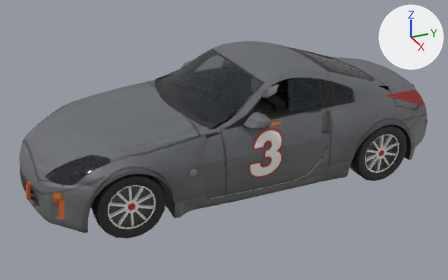
One commit to the glTF model public/cars/field/models/3.glb: the scene before it, then after it.
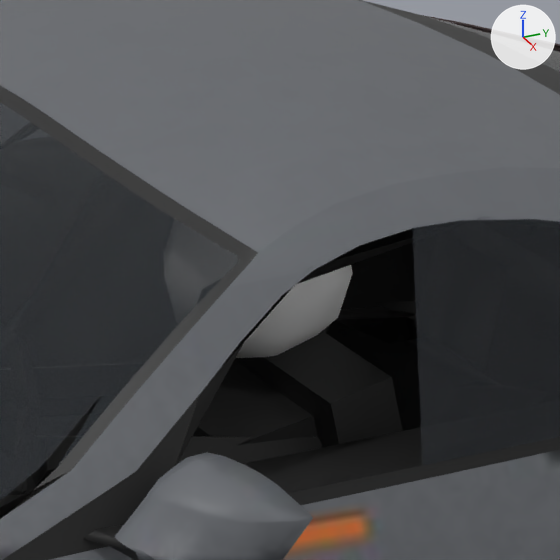
Each version appears first whole from a 50 mm camera at (5.46, -2.52, 3.1) aimed at (0.07, -0.09, 0.4), and next in a close-up on the part from 51% to 69% of the width and 16% to 46% of the height. Lighting does not change. The marker at upper right points along +X, +Y and +Z. The older version's two pictures come first. Vertices at exactly the same position are counted once.

The first close-up shows 'body'.
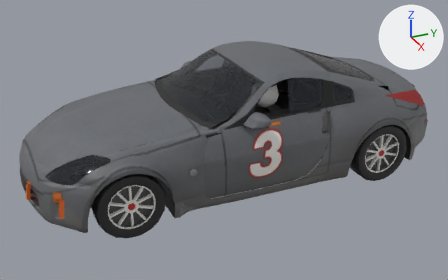
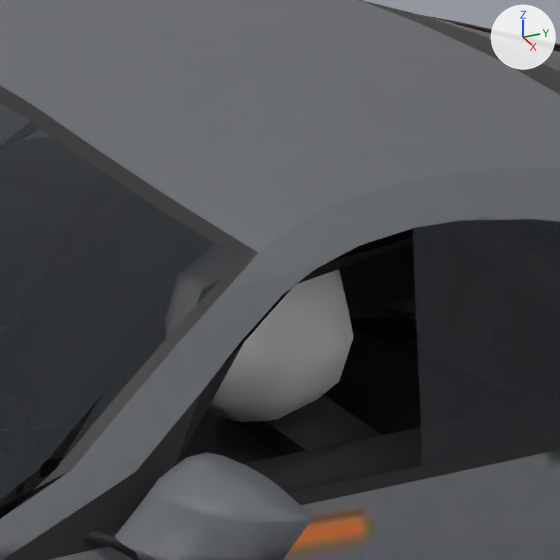
Pixel boxes [x1, y1, x2, y2] of what changed, in the close-ups (560 x 560 px; the box of a moved part takes in the faces that stretch with it):
part 1 of me_body_mesh, moved or reshaped: before [190, 228, 352, 358]; after [169, 257, 353, 422]
part 2 of me_body_mesh, moved or reshaped: before [8, 266, 402, 495]; after [16, 266, 381, 495]
part 3 of me_body_mesh, surface changed: before [47, 416, 323, 470]; after [38, 457, 62, 485]

What changed in the scene script:
```text
Change me_body_mesh:
    where me_body_mesh.from_pydata(...)  # 4882 vertices, 6807 faces; spans x -0.98..0.98, y -2.14..2.18, z 0.11..1.28
    used by ob_body; location = (0.0, 0.0, 0.0)
    me_body_mesh part 1: the loose piece of 42 vertices spanning x 0.23..0.49, y 0.07..0.37, z 0.93..1.21 is moved by (0.01, 0.0, -0.1)
    me_body_mesh part 2: 182 of 4882 vertices moved; they spanned x -0.8..0.8, y -0.59..0.7, z 0.25..1.22 and now span x -0.8..0.8, y -0.59..0.7, z 0.15..1.22; mean shift (0.0, 0.0, -0.04); largest move (0.76, 0.69, 0.65) -> (-0.68, -0.09, 1.04)
    me_body_mesh part 3: 67 kept faces spanning x -0.8..0.8, y -0.59..0.7, z 0.23..1.2 get new texture (UV) coordinates
```
